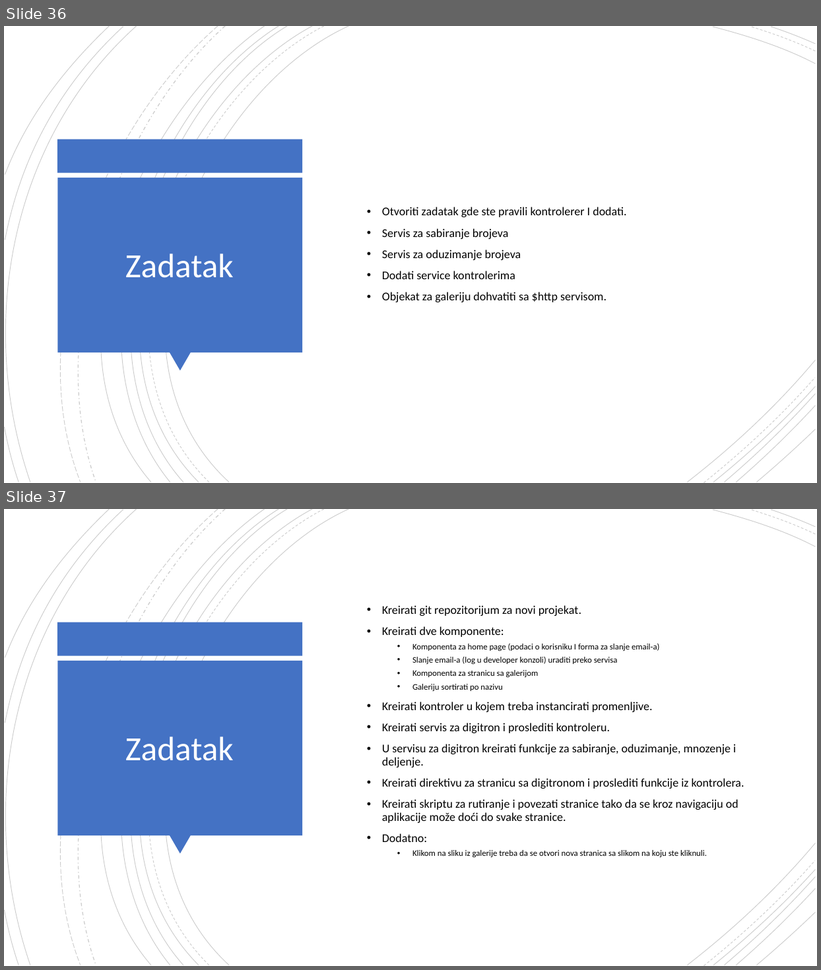
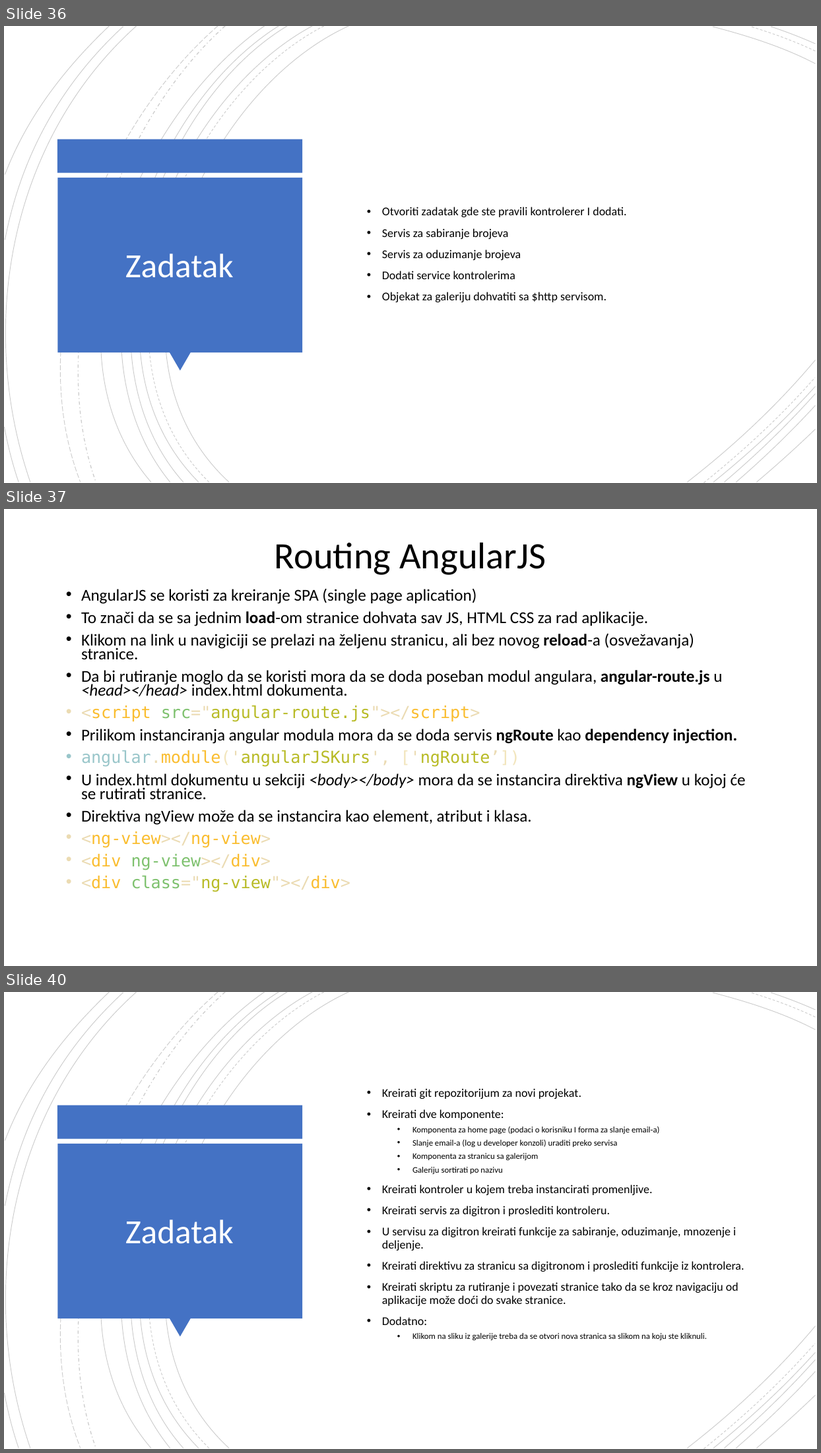
Before and after one commit to daniloMogin/kurs, a slide deck: AngularJS.pptx. Shown one above the other, each under a label of ours: slides 36 and 37 before the commit, slides 36, 37 and 40 after it; the slides between them are not shown. The pictures are 821x970 and 821x1453 pixels, drawn with LibreOffice and Linux fonts; fonts in the diff are those of the drawing. Boxes give left, top, right and bottom in pixels: in the first picture for what was removed or moved away, otherwise in the second. Text is boxed around its words. In the diff, an @@ line names an element or a change of style, - is before the commit and + after.

```diff
--- a/AngularJS.pptx
+++ b/AngularJS.pptx
@@ slide 37 added at box(4, 509, 817, 966), background #FFFFFF @@
@@ title added at box(275, 542, 546, 575), 44 pt, text #000000 @@
+Routing AngularJS
@@ text added at box(81, 589, 746, 892), 19.6 pt, text #000000 @@
+• AngularJS se koristi za kreiranje SPA (single page aplication)
+• To znači da se sa jednim load-om stranice dohvata sav JS, HTML CSS za rad aplikacije.
+• Klikom na link u navigiciji se prelazi na željenu stranicu, ali bez novog reload-a (osvežavanja) stranice.
+• Da bi rutiranje moglo da se koristi mora da se doda poseban modul angulara, angular-route.js u <head></head> index.html dokumenta.
+• <script src="angular-route.js"></script>
+• Prilikom instanciranja angular modula mora da se doda servis ngRoute kao dependency injection.
+• angular.module('angularJSKurs', ['ngRoute’])
+• U index.html dokumentu u sekciji <body></body> mora da se instancira direktiva ngView u kojoj će se rutirati stranice.
+• Direktiva ngView može da se instancira kao element, atribut i klasa.
+• <ng-view></ng-view>
+• <div ng-view></div>
+• <div class="ng-view"></div>
@@ what was slide 37 is now slide 40 @@
```
Also in this commit, not shown: 2 other slides added, 7 other files.
